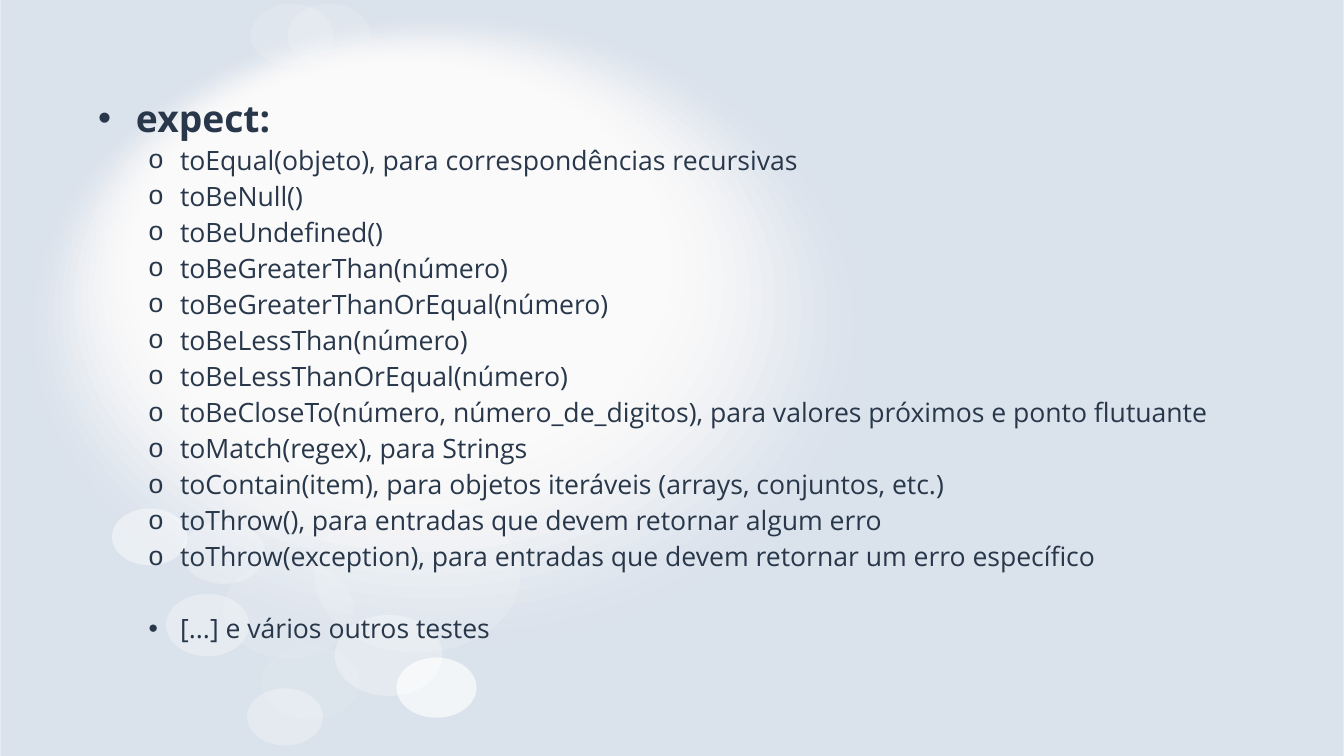
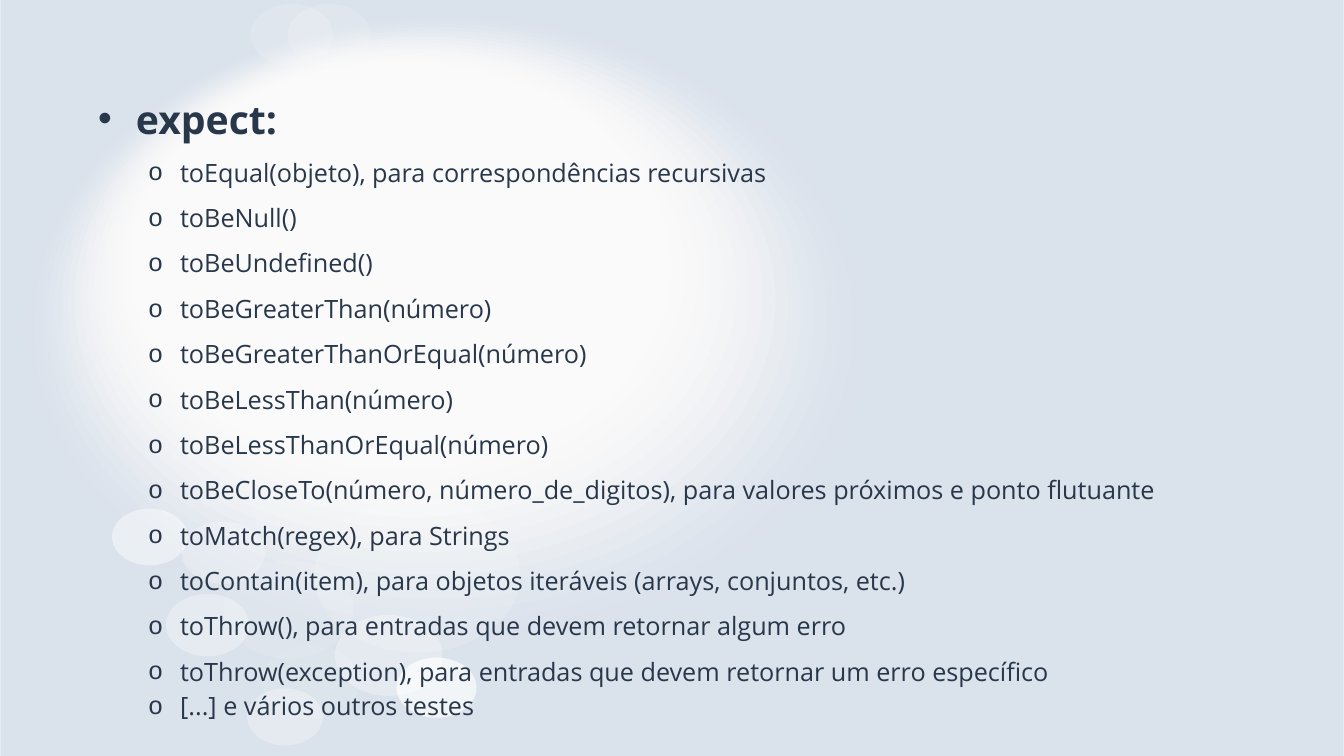
Before and after one commit to mateusmdr/jest-presentation, a slide deck: slide 6 of doc/presentation.pptx. Drawn at 1344x756 pixels with LibreOffice and Linux fonts; fonts in the diff are those of the drawing. Boxes give left, top, right and bottom in pixels: in the first picture for what was removed or moved away, otherwise in the second. Text is boxed around its words. In the diff, an @@ line names an element or a change of style, - is before the commit and + after.

```diff
--- a/doc/presentation.pptx
+++ b/doc/presentation.pptx
@@ text "expect:" at (136, 108, 1154, 716): size 26.6 to 28 pt in "expect:"; size 19 to 18 pt; line spacing 1.14 to 1.5; bullet • to o; line spacing 1.14 to 1.15 @@
```
Also in this commit, not shown: 2 other slides changed, 7 slides added, 1 slide removed, 4 other files.
